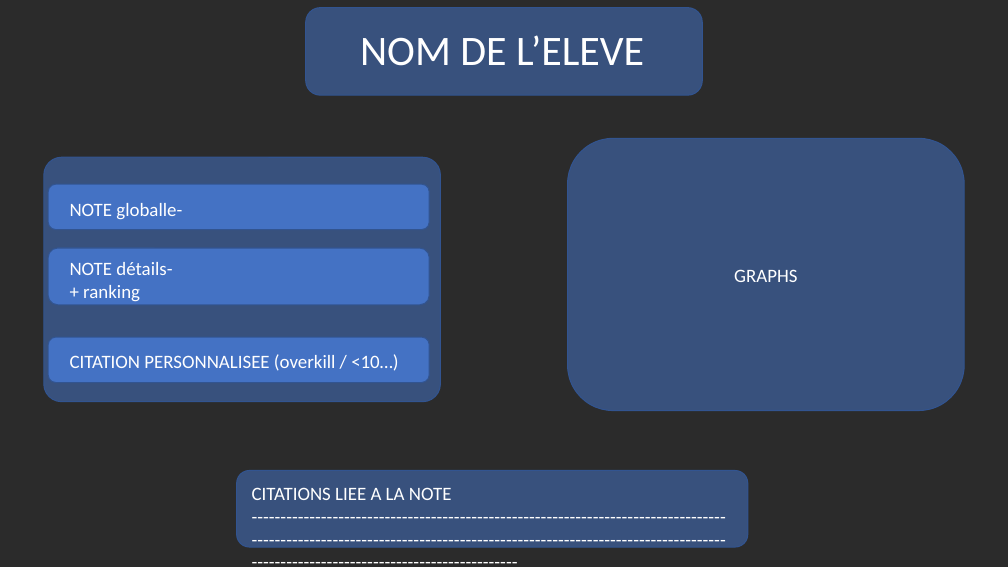
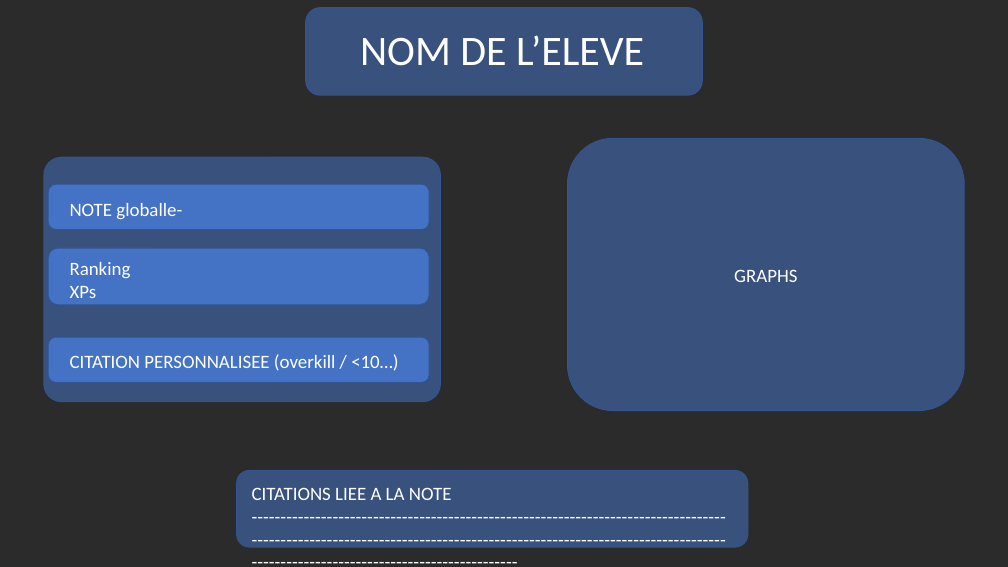
Before and after one commit to QuentinN42/C-est-bien-Niels-Super..., a slide deck: slide 1 of organisation générale page éleves.pptx. Drawn at 1008x567 pixels with LibreOffice and Linux fonts; fonts in the diff are those of the drawing; background and template pictures are left out; a plain dark background stands for a picture behind light text. Boxes give left, top, right and bottom in pixels: in the first picture for what was removed or moved away, otherwise in the second. Text is boxed around its words. In the diff, an @@ line names an element or a change of style, - is before the commit and + after.

```diff
--- a/organisation générale page éleves.pptx
+++ b/organisation générale page éleves.pptx
@@ text at <box>70,262,131,298</box>: text changed @@
-NOTE détails-
-+ ranking
+Ranking
+XPs
```
Also in this commit, not shown: 14 other files.
